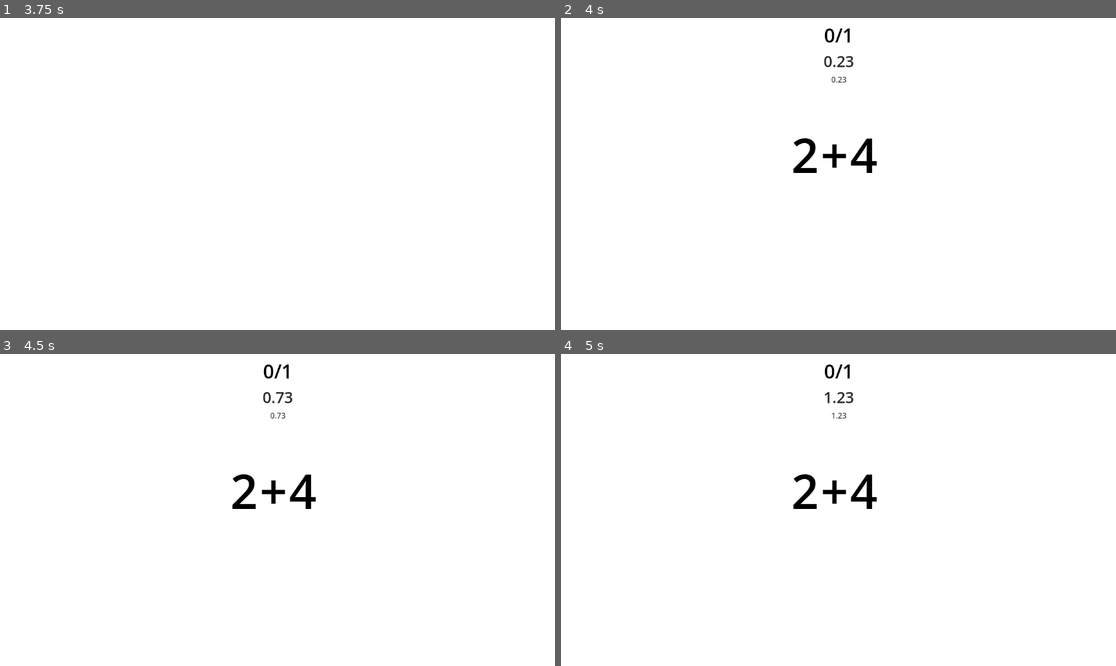
Above: before the commit, frames 1-4 (two rows, left to right).
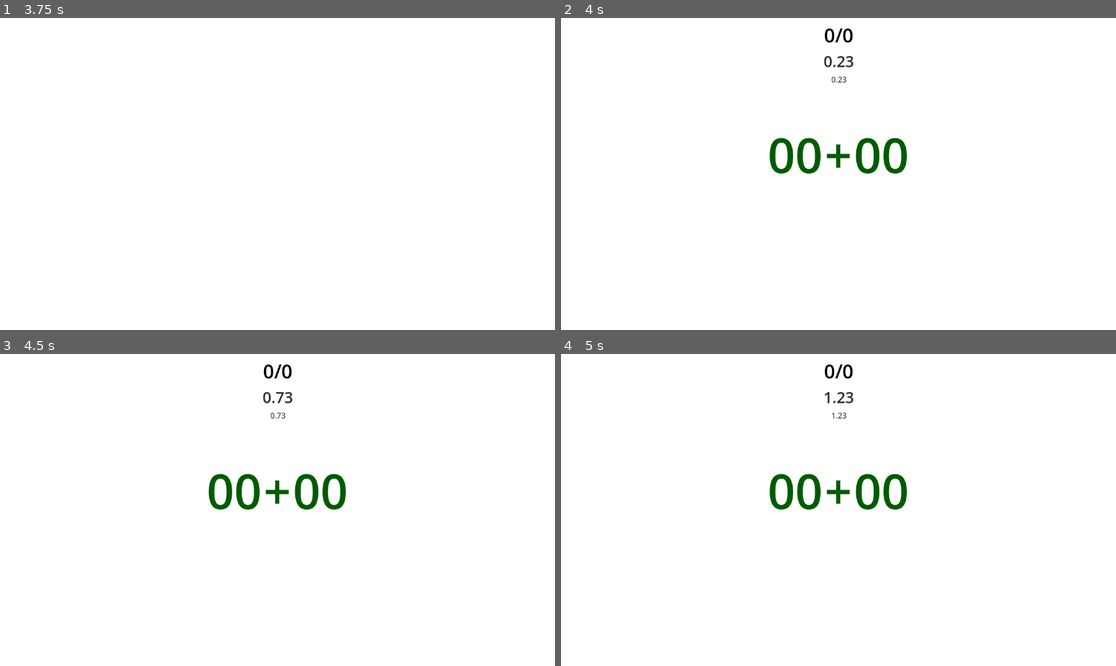
Above: after the commit, the same moments.

Repository: Gushenp/the_math
Game: Godot game, scene res://objetos/inicio.tscn
The game is run twice, just before and just after one commit, with the same random seed, the same clock (stepped at 60 frames per second) and the same inputs.
Inputs (mouse positions are in pixels of both pictures, inside the frame that each line leads up to):
- Up to frame 1 (3.75 s): click "Start" at 0.5 s; tap Enter at 1.25 s
- Up to frame 2 (4 s): no input
- Up to frame 3 (4.5 s): click (277, 544) at 4.27 s; type "12" at 4.35 s
- Up to frame 4 (5 s): no input

Frame 1 is identical in both runs. In frame 2, 1.6% of the frame differs, in the area x 37-63%, y 3-50%; in frame 3, 1.6%; in frame 4, 1.6%.
Error after the commit: Invalid type in function 'randi_range' in base 'RandomNumberGenerator'. Cannot convert argument 1 from Nil to int. (res://scripts/interface.gd:96)

Commit message:
Adição de funcionamento base

Diff:
--- a/objetos/Jogo.tscn
+++ b/objetos/Jogo.tscn
@@ -951,10 +951,10 @@
 layout_mode = 1
 anchors_preset = -1
 anchor_right = 1.0
-anchor_bottom = 0.11100001
+anchor_bottom = 0.215
 offset_left = 1.0
 offset_right = 1.0
-offset_bottom = -16.928009
+offset_bottom = -84.32001
 size_flags_vertical = 0
 alignment = 1
 metadata/_edit_use_anchors_ = true
@@ -1070,5 +1070,20 @@
 [node name="Win" parent="." unique_id=874449536 instance=ExtResource("6_v5f50")]
 layout_mode = 1
 
+[node name="VBoxContainer" parent="Win" index="0" unique_id=906782629]
+anchors_preset = -1
+anchor_left = 0.374
+anchor_top = 0.060000002
+anchor_right = 0.634
+anchor_bottom = 0.6
+offset_left = -0.34802246
+offset_top = 0.11999893
+offset_right = 0.13201904
+offset_bottom = 0.19998169
+metadata/_edit_use_anchors_ = true
+
+[connection signal="pressed" from="Win/Button" to="." method="_on_button_pressed"]
+[connection signal="pressed" from="Win/Button2" to="." method="_on_button_2_pressed"]
+
 [editable path="AnimacaoContagem"]
 [editable path="Win"]
--- a/scripts/interface.gd
+++ b/scripts/interface.gd
@@ -7,7 +7,7 @@
 @onready var counter = $head/MarginContainer/VBoxContainer/AspectRatioContainer/MarginContainer/counter
 @onready var timer = $head/MarginContainer/VBoxContainer/AspectRatioContainer2/timer
 @onready var timerNum = $head/MarginContainer/VBoxContainer/AspectRatioContainer2/timerNumber
-@onready var quantidade = 1 #Dados.quantidade
+@onready var quantidade = Dados.quantidade
 @onready var main = $main
 @onready var head = $head
 @onready var numberintro = $numberAnimation
@@ -17,9 +17,13 @@
 @onready var audioTecla = $key
 @onready var correctAudio = $correct
 
-var IDCampo1 = 1 #Dados.campo1ID
-var IDcampo2 = 1 #Dados.campo2ID
-var IDoperacao = 0# Dados.operacaoID
+@onready var scoreQuantidade = $Win/VBoxContainer/Quantidade/Label
+@onready var scoreTempoTotal = $Win/VBoxContainer/TempoTotal/VBoxContainer/Label2
+@onready var scorevelocidade = $Win/VBoxContainer/Velocidade/VBoxContainer/Label2
+
+var IDCampo1 = Dados.campo1ID
+var IDcampo2 = Dados.campo2ID
+var IDoperacao = Dados.operacaoID
 func _ready() -> void:
 	start()
 
@@ -172,21 +176,33 @@
 	jogoFinalizado = true
 	startTimer = false
 	numberintro.play("greenNumber")
-	$Win/VBoxContainer/Quantidade/Label.text = str(contador) + "/" + str(quantidade)
-	await get_tree().create_timer(1.0).timeout
+	scoreQuantidade.text = str(contador) + "/" + str(quantidade)
+	scoreTempoTotal.text = str(contador) + "/" + str(quantidade)
+	#await get_tree().create_timer(1.0).timeout
 	$win.play()
 	await get_tree().create_timer(2.0).timeout
 	numberintro.play("outNumber")
 	headOut.play("placarOut")
-	await get_tree().create_timer(2.0).timeout
+	scoreTempoTotal.text = str(temp_inicio_sessao)
+	await get_tree().create_timer(1.0).timeout
 	win.play("showSessao")
 	await get_tree().create_timer(1.0).timeout
 	win.play("showQuant")
-	await get_tree().create_timer(1.0).timeout
+	scoreQuantidade.text = str(contador) + "/" + str(quantidade)
+	await get_tree().create_timer(0.5).timeout
 	win.play("showTempoTotal")
-	await get_tree().create_timer(1.0).timeout
+	await get_tree().create_timer(0.5).timeout
 	win.play("showVelocidade")
-	await get_tree().create_timer(1.0).timeout
+	await get_tree().create_timer(0.5).timeout
 	win.play("buttonsShow")
 	await get_tree().create_timer(1.0).timeout
 	print("finalizado")
+
+func _on_button_pressed() -> void:
+	get_tree().change_scene_to_file("res://objetos/Jogo.tscn")
+	pass
+
+
+func _on_button_2_pressed() -> void:
+	get_tree().change_scene_to_file("res://objetos/inicio.tscn")
+	pass
